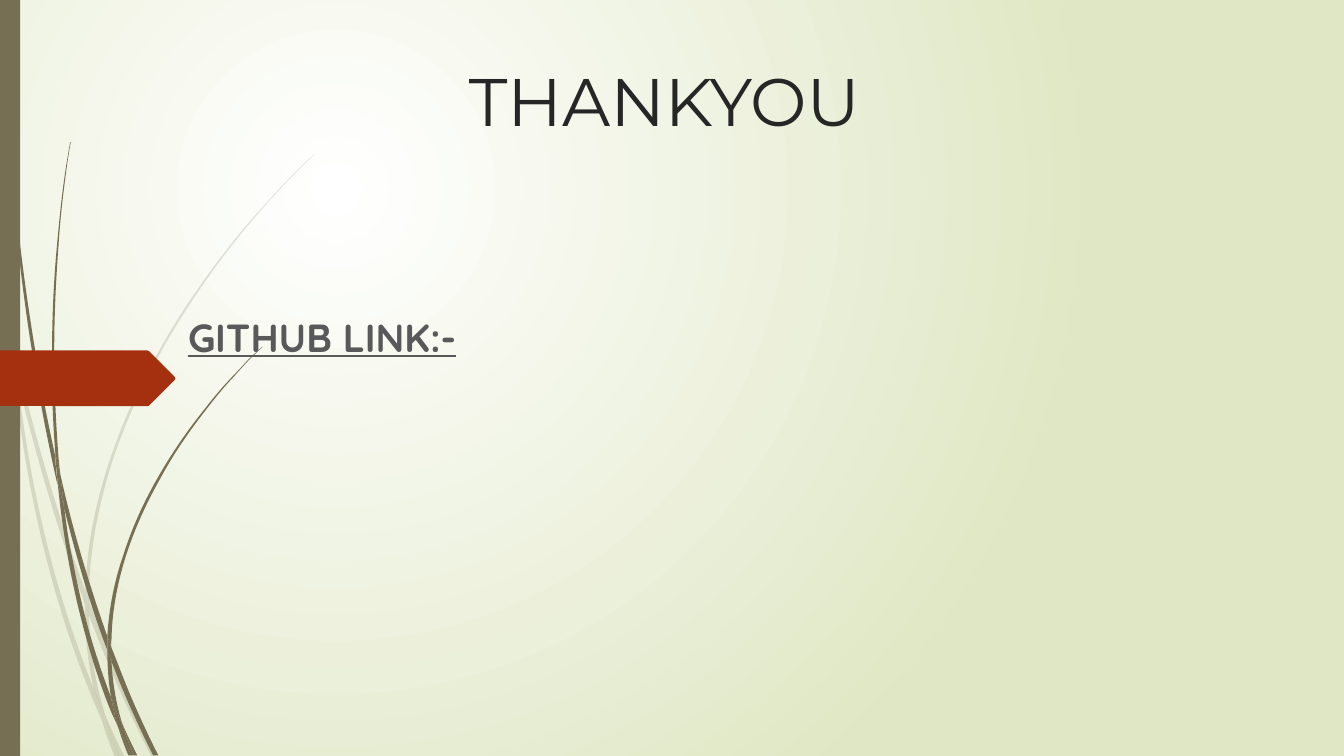
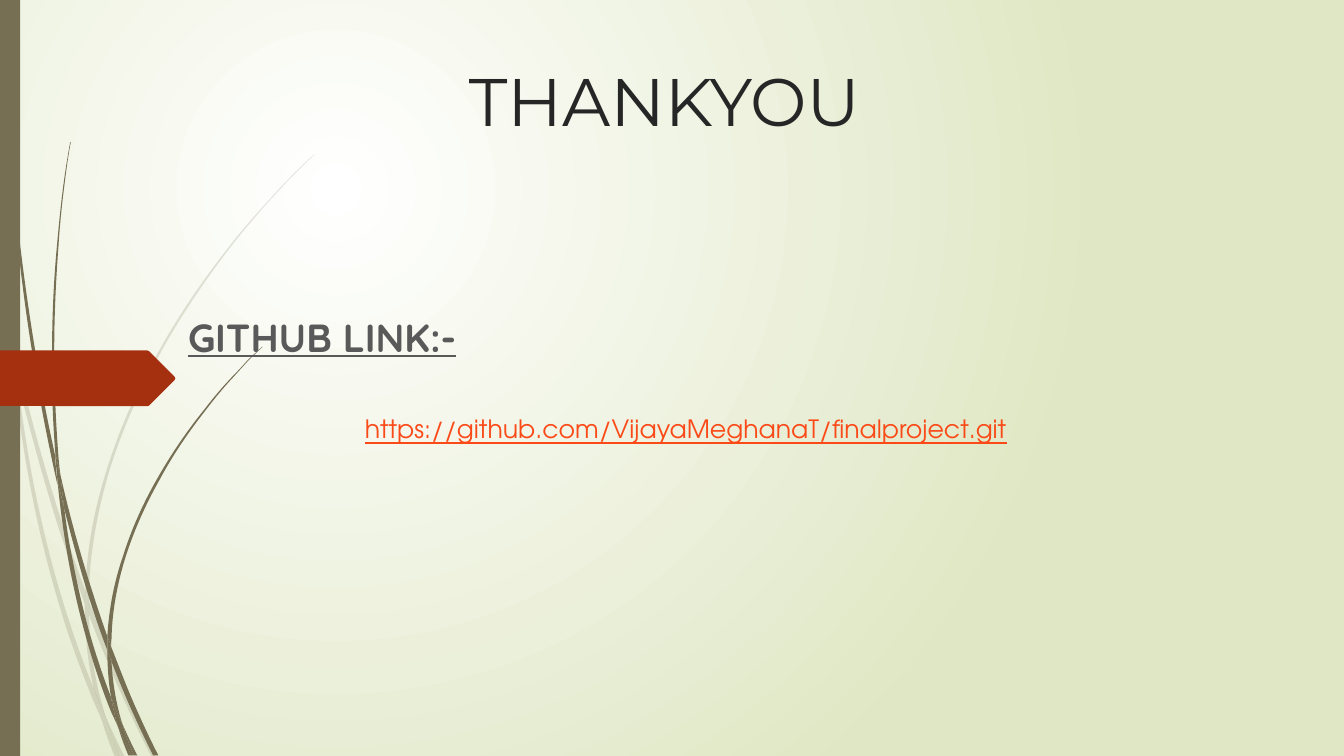
Before and after one commit to VijayaMeghanaT/finalproject, a slide deck: slide 11 of finalproject.pptx. Drawn at 1344x756 pixels with LibreOffice and Linux fonts; fonts in the diff are those of the drawing. Boxes give left, top, right and bottom in pixels: in the first picture for what was removed or moved away, otherwise in the second. Text is boxed around its words. In the diff, an @@ line names an element or a change of style, - is before the commit and + after.

```diff
--- a/finalproject.pptx
+++ b/finalproject.pptx
@@ text added at box(365, 419, 1007, 444), 18 pt, text #FB4A18, underline @@
+https://github.com/VijayaMeghanaT/finalproject.git
```
